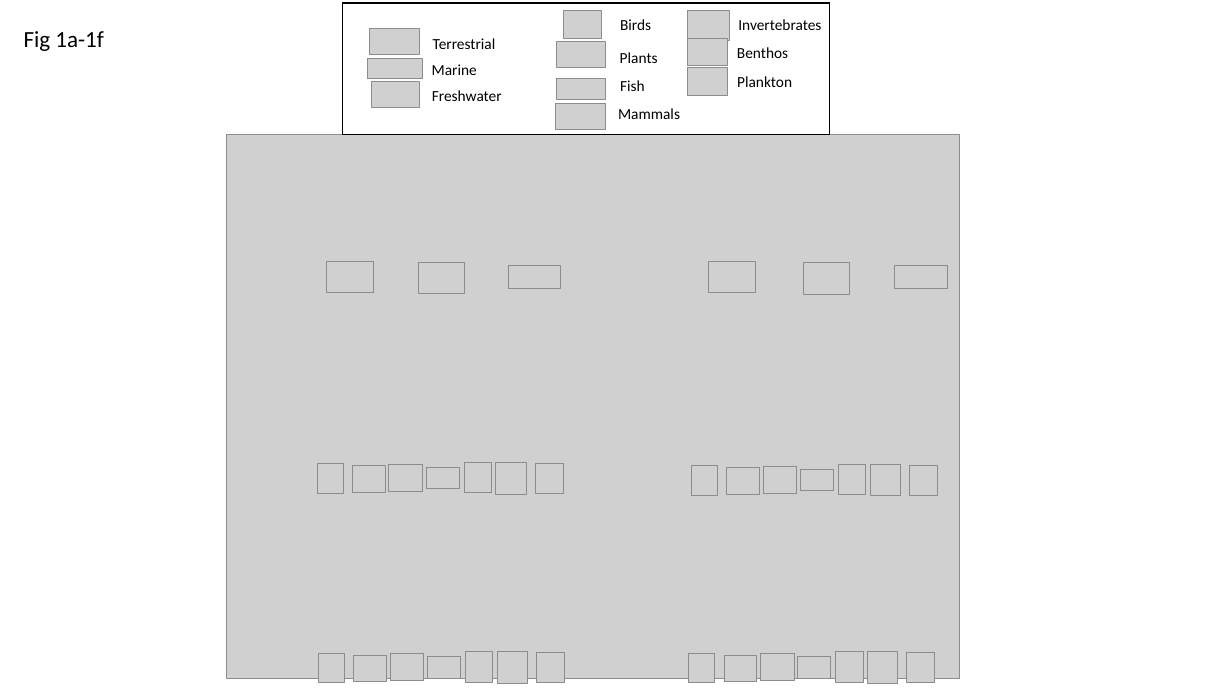
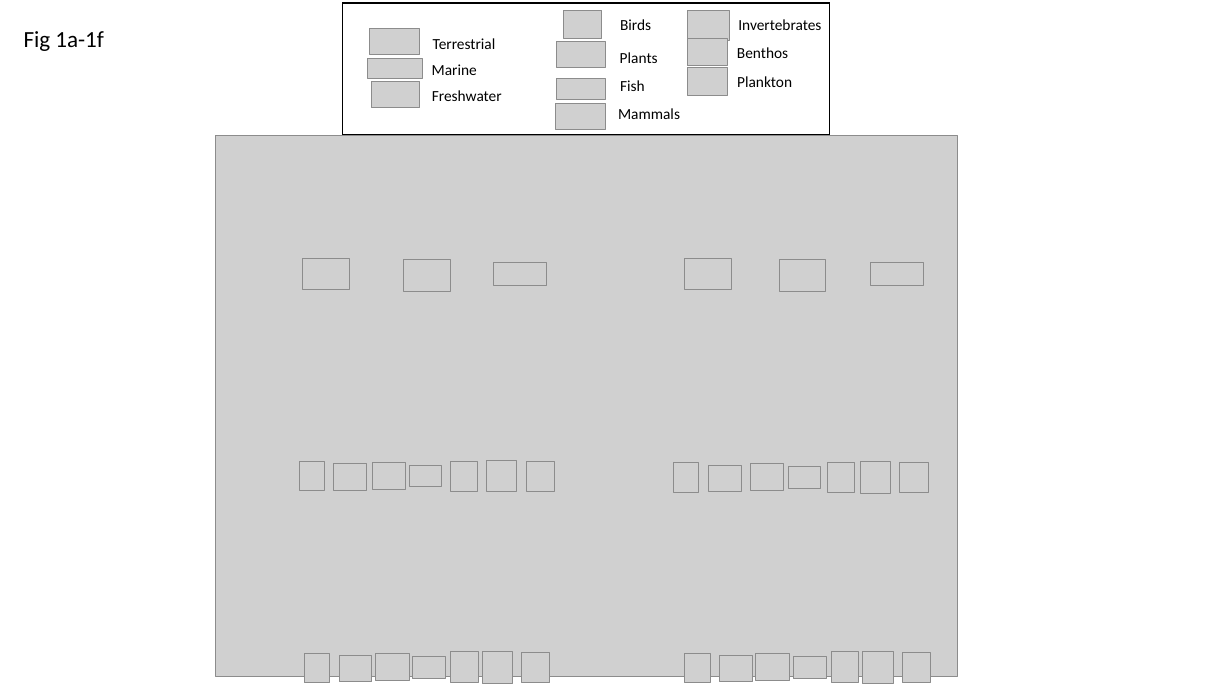
Before and after one commit to hurlbertlab/core-transient, a slide deck: slide 3 of output/plots/all_figs_with_legends.pptx. Drawn at 1232x693 pixels with LibreOffice and Linux fonts; fonts in the diff are those of the drawing; grey boxes stand for pictures. Boxes give left, top, right and bottom in pixels: in the first picture for what was removed or moved away, otherwise in the second. Text is boxed around its words. In the diff, an @@ line names an element or a change of style, - is before the commit and + after.

```diff
--- a/output/plots/all_figs_with_legends.pptx
+++ b/output/plots/all_figs_with_legends.pptx
@@ picture: place and size @@
-picture at (227, 134, 960, 678)
+picture at (215, 136, 958, 677)
@@ 9 pictures: place and size @@
-9 pictures at (319, 262, 565, 683)
+9 pictures at (304, 260, 551, 683)
@@ 3 pictures: place and size @@
-3 pictures at (326, 262, 947, 292)
+3 pictures at (302, 259, 923, 289)
@@ picture: place and size @@
-picture at (804, 262, 850, 294)
+picture at (780, 260, 826, 291)
@@ picture: place and size @@
-picture at (353, 466, 386, 493)
+picture at (334, 464, 367, 491)
@@ 4 pictures: place and size @@
-4 pictures at (389, 265, 797, 494)
+4 pictures at (372, 262, 784, 491)
@@ 3 pictures: place and size @@
-3 pictures at (496, 462, 866, 494)
+3 pictures at (486, 460, 856, 493)
@@ 3 pictures: place and size @@
-3 pictures at (318, 464, 761, 495)
+3 pictures at (299, 461, 742, 493)
@@ 3 pictures: place and size @@
-3 pictures at (800, 464, 938, 495)
+3 pictures at (788, 461, 929, 493)
@@ 7 pictures: place and size @@
-7 pictures at (689, 652, 935, 683)
+7 pictures at (685, 652, 931, 683)
```
Also in this commit, not shown: 1 other slide changed, 3 other files.
